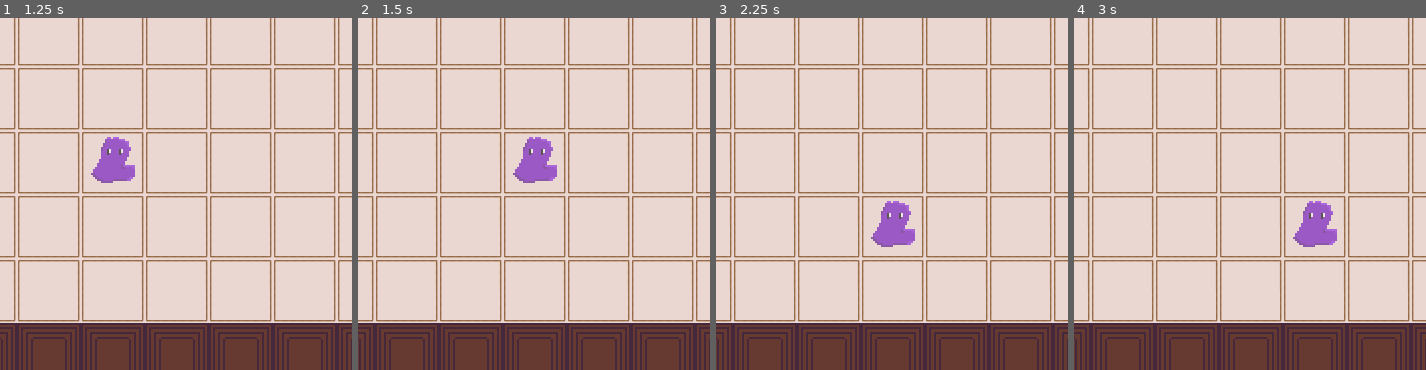
Above: before the commit, frames 1-4 (left to right).
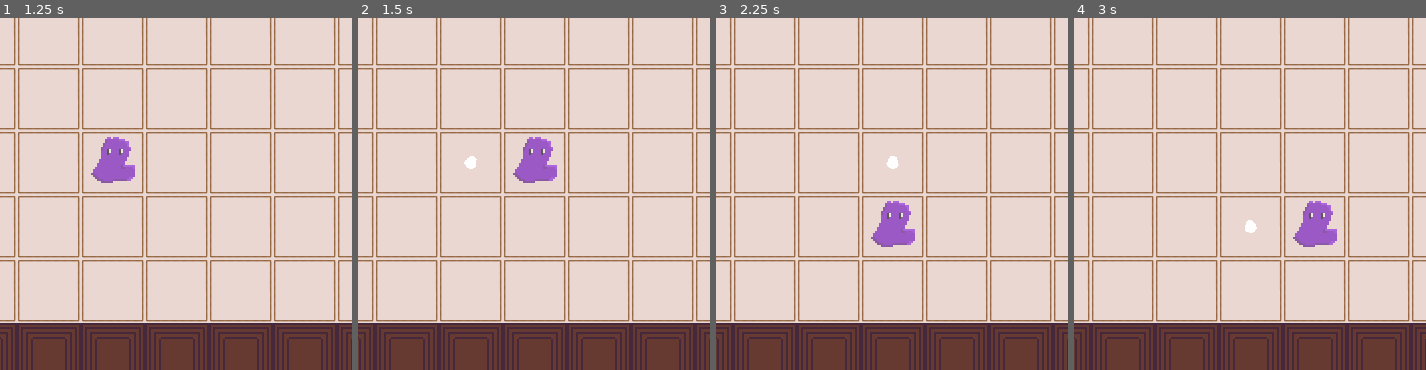
Above: after the commit, the same moments.

Repository: CarolineRoemer1998/MD1_Game
Game: Godot game, scene res://Scenes/Menu/MainMenu.tscn
Same seed, same stepped clock (60 frames per second), same inputs: the game is played once before the commit and once after it.
Inputs:
- Up to frame 1 (1.25 s): click "Start Game" at 0.5 s
- Up to frame 2 (1.5 s): tap Enter at 1.25 s; hold D from 1.28 s (still down); tap F at 1.35 s
- Up to frame 3 (2.25 s): tap Space at 2 s; release D at 2.03 s; hold S from 2.03 s (still down); tap F at 2.1 s
- Up to frame 4 (3 s): tap Enter at 2.75 s; release S at 2.78 s; hold D from 2.78 s (still down); tap F at 2.85 s
The pictures show only the part of the screen within x 34-84%, y 48-98%; the shares and areas given below are measured in that part.

Frame 1 is identical in both runs. In frame 2, 0.1% of the frame differs, in the area x 30-34%, y 39-43%; in frame 3, less than 0.1%; in frame 4, less than 0.1%.

Commit message:
Movement Trail

Diff:
--- a/PlayerMovement.gd
+++ b/PlayerMovement.gd
@@ -11,7 +11,7 @@
 var hovering_over: Creature = null
 var currently_possessed_creature: Creature = null
 var possessed_creature_until_next_tile: Creature = null
-
+@export var trail_scene: PackedScene
 
 @onready var sprite_2d: Sprite2D = $Sprite2D
 
@@ -87,6 +87,7 @@
 
 	# Kein Objekt: Bewegung frei
 	if result.is_empty():
+		spawn_trail(position)
 		target_position = new_pos
 		set_is_moving(true)
 		return
@@ -185,3 +186,10 @@
 func _on_creature_undetected(creature: Node) -> void:
 	if creature is Creature and hovering_over == creature:
 		hovering_over = null
+
+
+func spawn_trail(position: Vector2):
+	var trail = trail_scene.instantiate()
+	get_tree().current_scene.add_child(trail)
+	trail.global_position = position
+	trail.restart()
--- a/Scenes/background_lvl1.tscn
+++ b/Scenes/background_lvl1.tscn
@@ -56,3 +56,7 @@
 position = Vector2(0, 256)
 tile_map_data = PackedByteArray("AAAAAPz/BAAAAAAAAAABAPz/BAAAAAAAAAACAPz/BAAAAAAAAAADAPz/BAAAAAAAAAAEAPz/BAAAAAAAAAAFAP …(1712 unchanged characters)…
 tile_set = SubResource("TileSet_ebmjs")
+
+[node name="Layer0" type="TileMapLayer" parent="."]
+use_parent_material = true
+tile_set = SubResource("TileSet_ebmjs")
--- /dev/null
+++ b/Scenes/move_trail.tscn
@@ -0,0 +1,29 @@
+[gd_scene load_steps=5 format=3 uid="uid://cknlg04piy5rc"]
+
+[ext_resource type="Texture2D" uid="uid://di8ko66edmugh" path="res://Sprites/Partical/dot1.png" id="1_tewjp"]
+
+[sub_resource type="Curve" id="Curve_vgqql"]
+_limits = [0.0, 1.0, 0.0, 1.5]
+_data = [Vector2(0, 0.506736), 0.0, 0.0, 0, 0, Vector2(0.154523, 0.673103), 1.13187, 1.13187, 0, 0, Vector2(0.482412, 0.570948), -1.05102, -1.05102, 0, 0, Vector2(0.798995, 0.223619), -0.679992, -0.679992, 0, 0, Vector2(1.5, 0), 0.0, 0.0, 0, 0]
+point_count = 5
+
+[sub_resource type="CurveTexture" id="CurveTexture_fkybt"]
+curve = SubResource("Curve_vgqql")
+
+[sub_resource type="ParticleProcessMaterial" id="ParticleProcessMaterial_x3wgy"]
+particle_flag_disable_z = true
+angle_min = 1.07288e-05
+angle_max = 360.0
+direction = Vector3(0, 0, 0)
+spread = 0.0
+gravity = Vector3(0, 0, 0)
+scale_curve = SubResource("CurveTexture_fkybt")
+
+[node name="MoveTrail" type="GPUParticles2D"]
+emitting = false
+amount = 1
+texture = ExtResource("1_tewjp")
+lifetime = 0.5
+one_shot = true
+explosiveness = 0.56
+process_material = SubResource("ParticleProcessMaterial_x3wgy")
--- a/Scenes/player.tscn
+++ b/Scenes/player.tscn
@@ -1,7 +1,8 @@
-[gd_scene load_steps=5 format=3 uid="uid://g3u7bc1jo6gj"]
+[gd_scene load_steps=6 format=3 uid="uid://g3u7bc1jo6gj"]
 
 [ext_resource type="Script" uid="uid://dr4elx8otc5ga" path="res://PlayerMovement.gd" id="1_cvnsp"]
 [ext_resource type="Texture2D" uid="uid://dxqtt8bthdbbk" path="res://Sprites/spirit.png" id="2_cvnsp"]
+[ext_resource type="PackedScene" uid="uid://cknlg04piy5rc" path="res://Scenes/move_trail.tscn" id="3_6t5aa"]
 
 [sub_resource type="RectangleShape2D" id="RectangleShape2D_qxrlw"]
 size = Vector2(64, 64)
@@ -12,6 +13,7 @@
 [node name="Player" type="CharacterBody2D"]
 collision_mask = 2
 script = ExtResource("1_cvnsp")
+trail_scene = ExtResource("3_6t5aa")
 
 [node name="Sprite2D" type="Sprite2D" parent="."]
 modulate = Color(1, 1, 1, 0.6)
Binary file added: Sprites/Partical/dot1.png
Not shown, added: Sprites/Partical/dot1.png.import
Binary file added: Sprites/Partical/dot2.png
Not shown, added: Sprites/Partical/dot2.png.import
Binary file added: Sprites/Partical/dot3.png
Not shown, added: Sprites/Partical/dot3.png.import
Binary file added: Sprites/dot.png
Not shown, added: Sprites/dot.png.import
